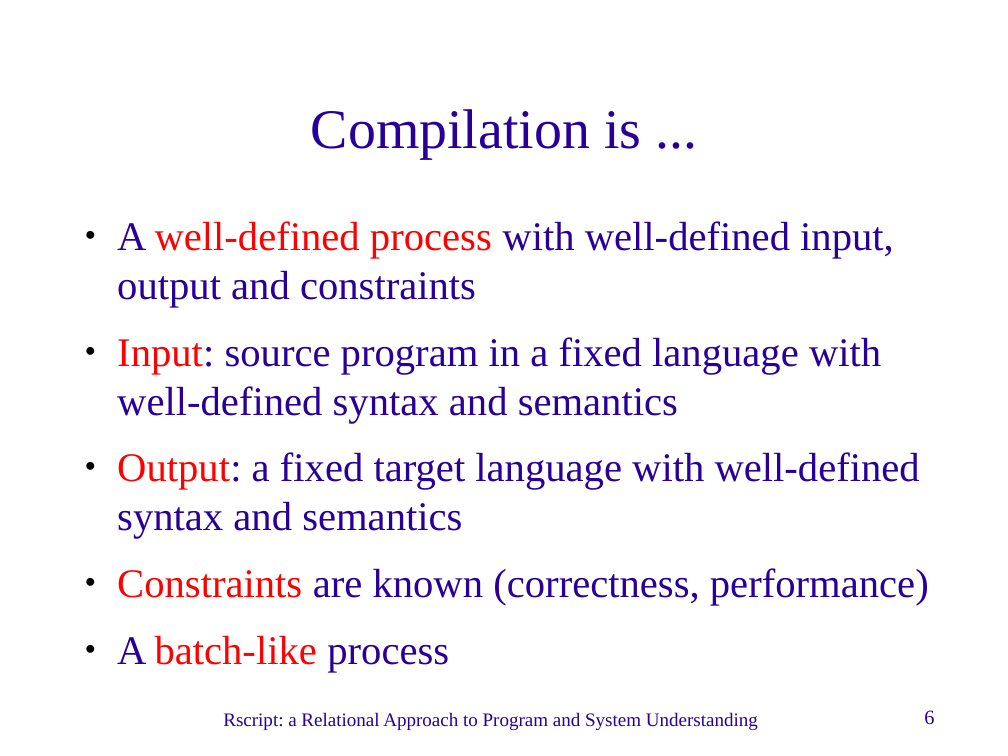
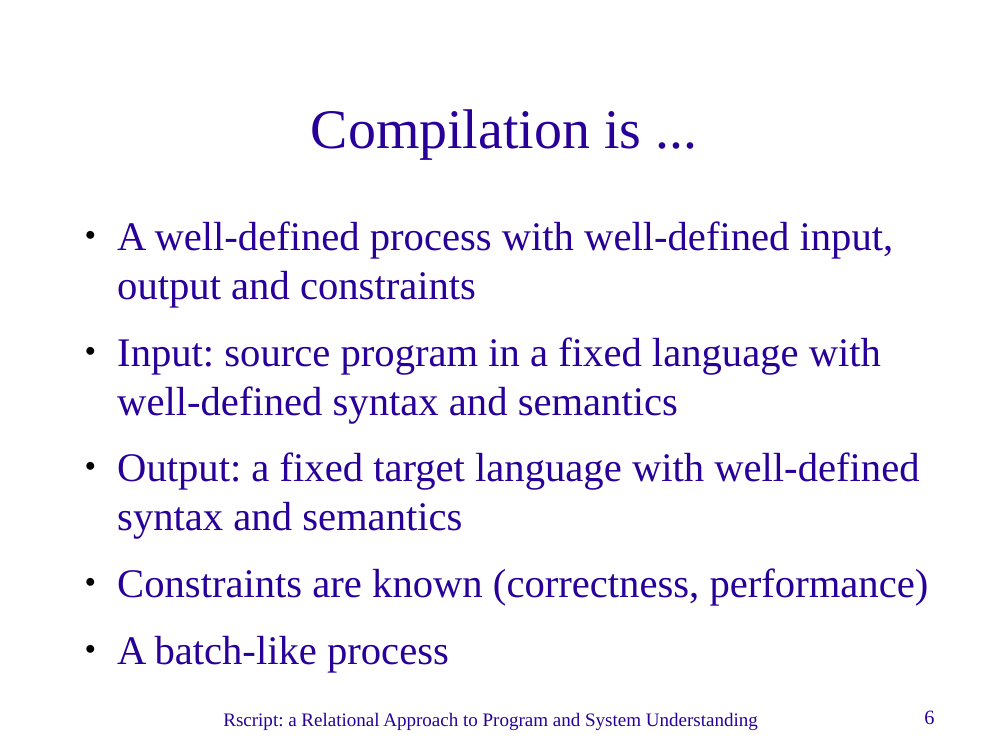
Before and after one commit to cwi-swat/meta-environment, a slide deck: slide 6 of meta-doc/analysis/rscript-slides/rscript-slides.odp. Drawn at 1008x756 pixels with LibreOffice and Linux fonts; fonts in the diff are those of the drawing; background and template pictures are left out. Boxes give left, top, right and bottom in pixels: in the first picture for what was removed or moved away, otherwise in the second. Text is boxed around its words. In the diff, an @@ line names an element or a change of style, - is before the commit and + after.

```diff
--- a/meta-doc/analysis/rscript-slides/rscript-slides.odp
+++ b/meta-doc/analysis/rscript-slides/rscript-slides.odp
@@ text "A well-defined process with well-defined ..." at (117,221,929,672): text colour #FF0000 to #280099 in "well-defined process", "Input:", "Output:", "Constraints" and 1 more places @@
```
Also in this commit, not shown: 11 other slides changed, 1 slide removed, 1 other file.
